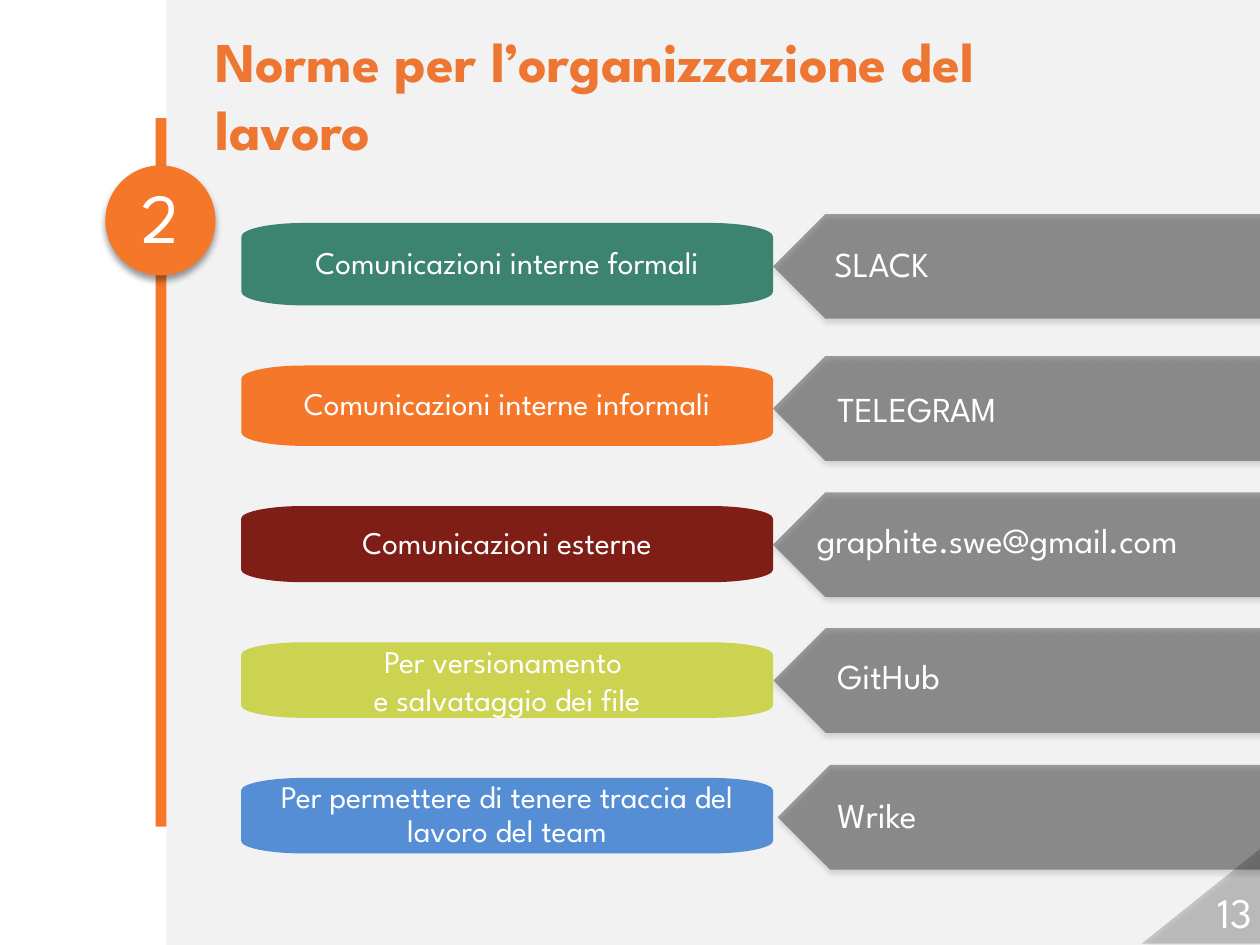
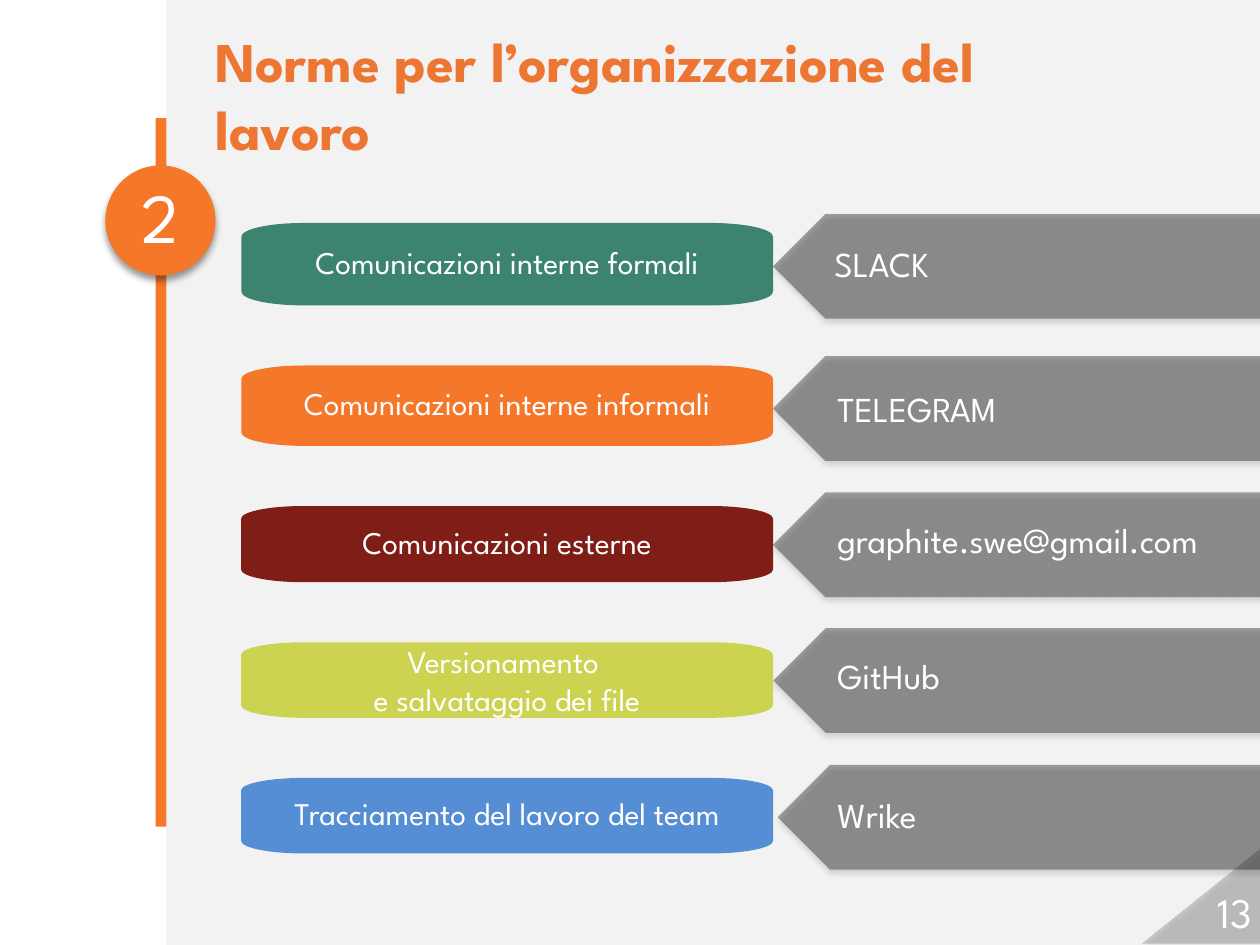
Before and after one commit to Italiaracerx/progettoSWE, a slide deck: slide 13 of Presentazione/Presentazione 26-01-2018.pptx. Drawn at 1260x945 pixels with LibreOffice and Linux fonts; fonts in the diff are those of the drawing; background and template pictures are left out. Boxes give left, top, right and bottom in pixels: in the first picture for what was removed or moved away, otherwise in the second. Text is boxed around its words. In the diff, an @@ line names an element or a change of style, - is before the commit and + after.

Commit message:
Correzioni ad organizzazione del lavoro

```diff
--- a/Presentazione/Presentazione 26-01-2018.pptx
+++ b/Presentazione/Presentazione 26-01-2018.pptx
@@ text "graphite.swe@gmail.com": place and size @@
-text "graphite.swe@gmail.com" at [817,529,1178,561]
+text "graphite.swe@gmail.com" at [837,529,1198,561]
@@ text in freeform shape at [407,641,598,674]: text changed @@
-Per versionamento
+Versionamento
@@ text in freeform shape at [294,803,720,826]: text changed @@
-Per permettere di tenere traccia del lavoro del team
+Tracciamento del lavoro del team
```
Also in this commit, not shown: 1 other slide changed.
